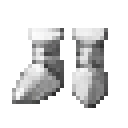
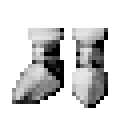
The second (128, 128) image is a revision of the first. Changes to its layers:
"Layer 8" (1st of 2, in "Steel"): blend soft light → linear burn, painted on it over left=12, top=28, right=108, bottom=108
